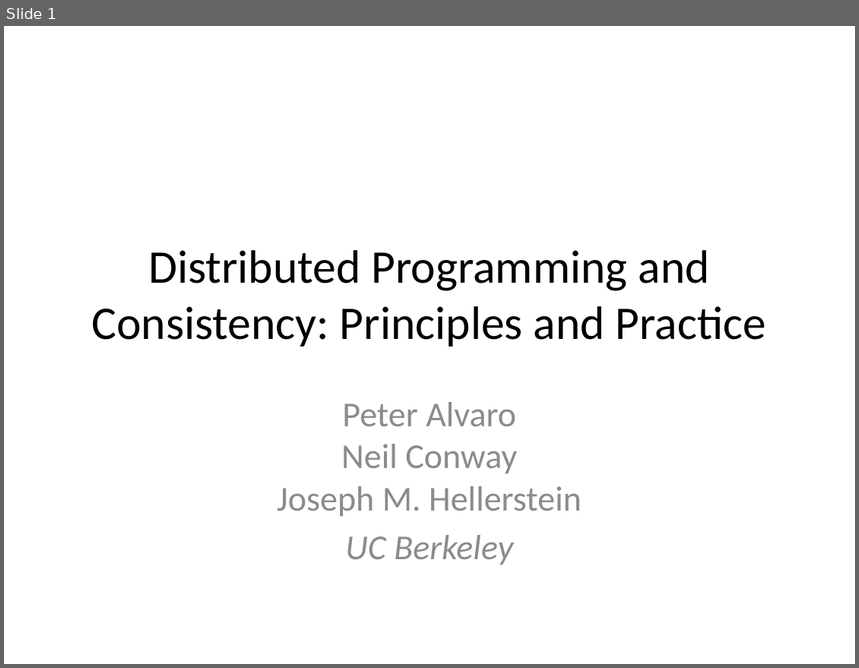
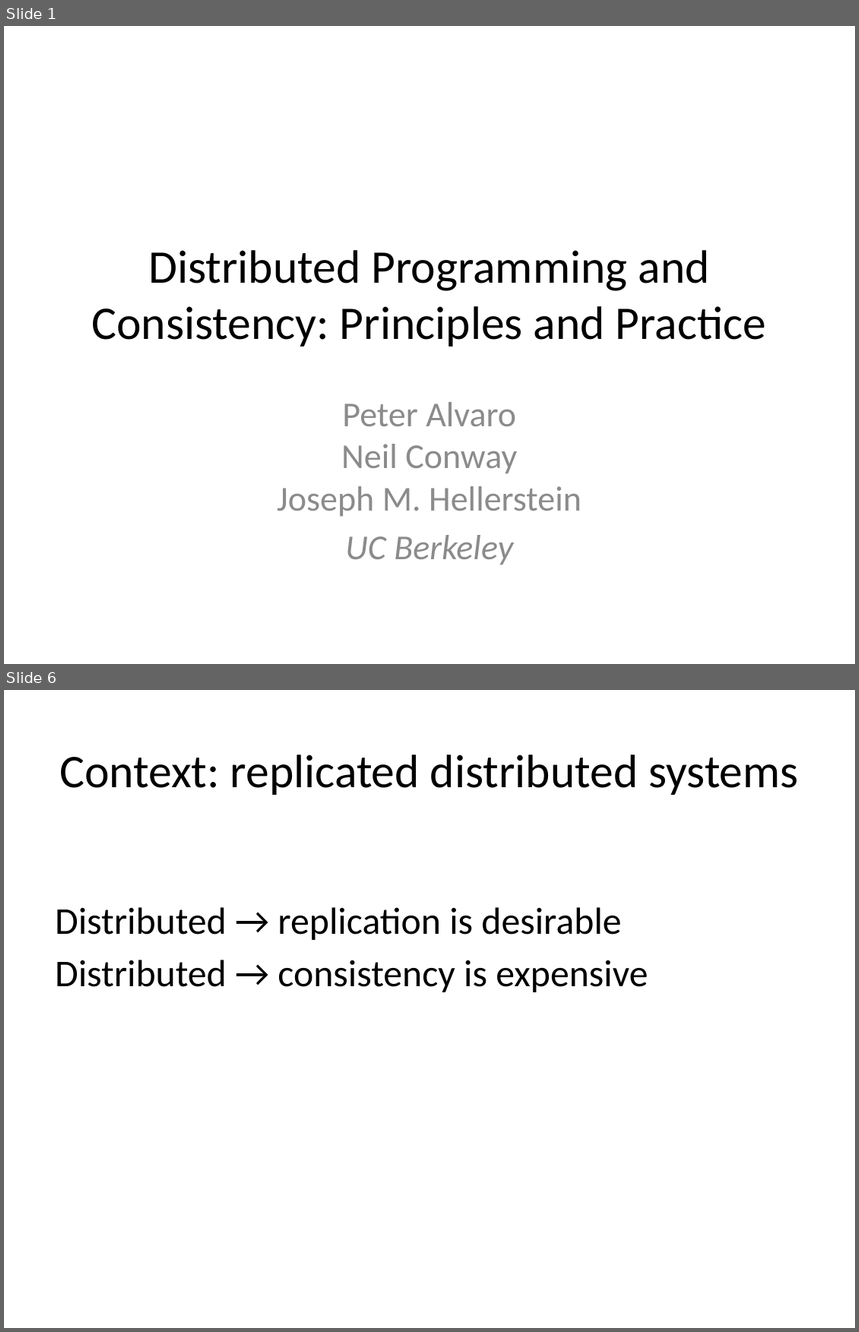
Before and after one commit to declarativitydotnet/declarativity, a slide deck: socc12-bloom-tutorial/slides/bloom-tutorial.pptx. Shown one above the other, each under a label of ours: slide 1 before the commit, slides 1 and 6 after it; the slides between them are not shown. The pictures are 859x668 and 859x1332 pixels, drawn with LibreOffice and Linux fonts; fonts in the diff are those of the drawing. Boxes give left, top, right and bottom in pixels: in the first picture for what was removed or moved away, otherwise in the second. Text is boxed around its words. In the diff, an @@ line names an element or a change of style, - is before the commit and + after.

```diff
--- a/socc12-bloom-tutorial/slides/bloom-tutorial.pptx
+++ b/socc12-bloom-tutorial/slides/bloom-tutorial.pptx
@@ slide 6 added at <box>4,690,855,1328</box>, background #FFFFFF @@
@@ title added at <box>59,755,799,795</box>, 39.6 pt, text #000000 @@
+Context: replicated distributed systems
@@ text added at <box>55,907,648,992</box>, 32 pt, text #000000 @@
+Distributed → replication is desirable
+Distributed → consistency is expensive
```
Also in this commit, not shown: 48 other slides added.
